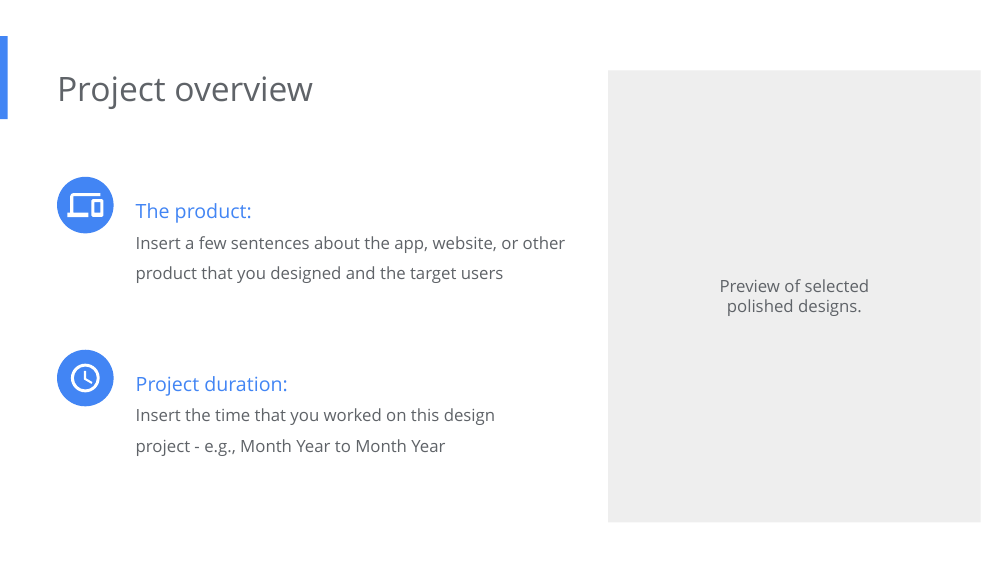
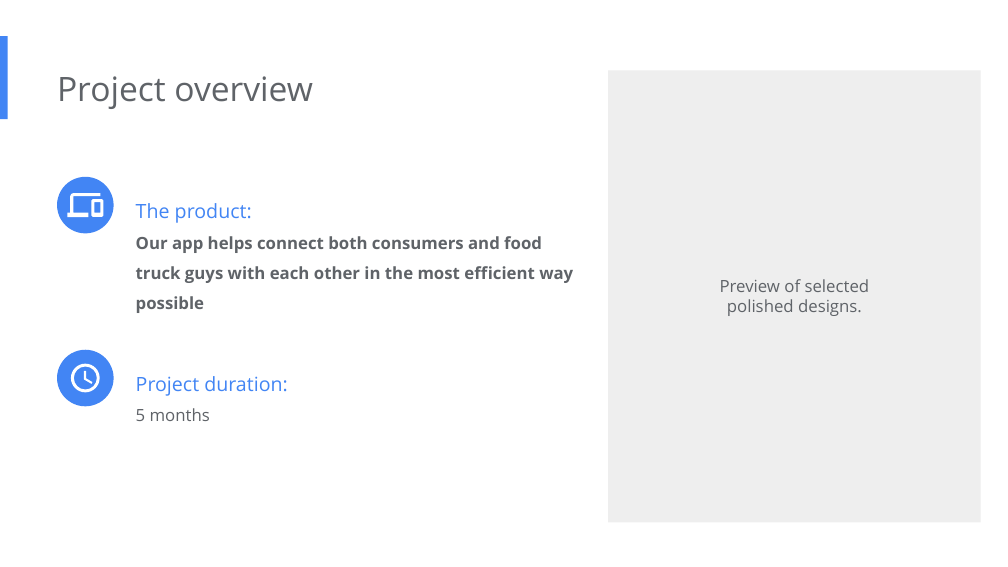
Before and after one commit to aPR0T0/UX-design, a slide deck: slide 2 of Portfolio Project/Study Deck.pptx. Drawn at 1008x567 pixels with LibreOffice and Linux fonts; fonts in the diff are those of the drawing; background and template pictures are left out. Boxes give left, top, right and bottom in pixels: in the first picture for what was removed or moved away, otherwise in the second. Text is boxed around its words. In the diff, an @@ line names an element or a change of style, - is before the commit and + after.

```diff
--- a/Portfolio Project/Study Deck.pptx
+++ b/Portfolio Project/Study Deck.pptx
@@ text at <box>136,236,573,313</box>: text changed; bold on @@
-Insert a few sentences about the app, website, or other product that you designed and the target users
+Our app helps connect both consumers and food truck guys with each other in the most efficient way possible
@@ text at <box>136,408,210,421</box>: text changed @@
-Insert the time that you worked on this design project - e.g., Month Year to Month Year
+5 months
```
Also in this commit, not shown: 1 other slide changed, 1 slide added, 1 slide removed, 3 other files.
